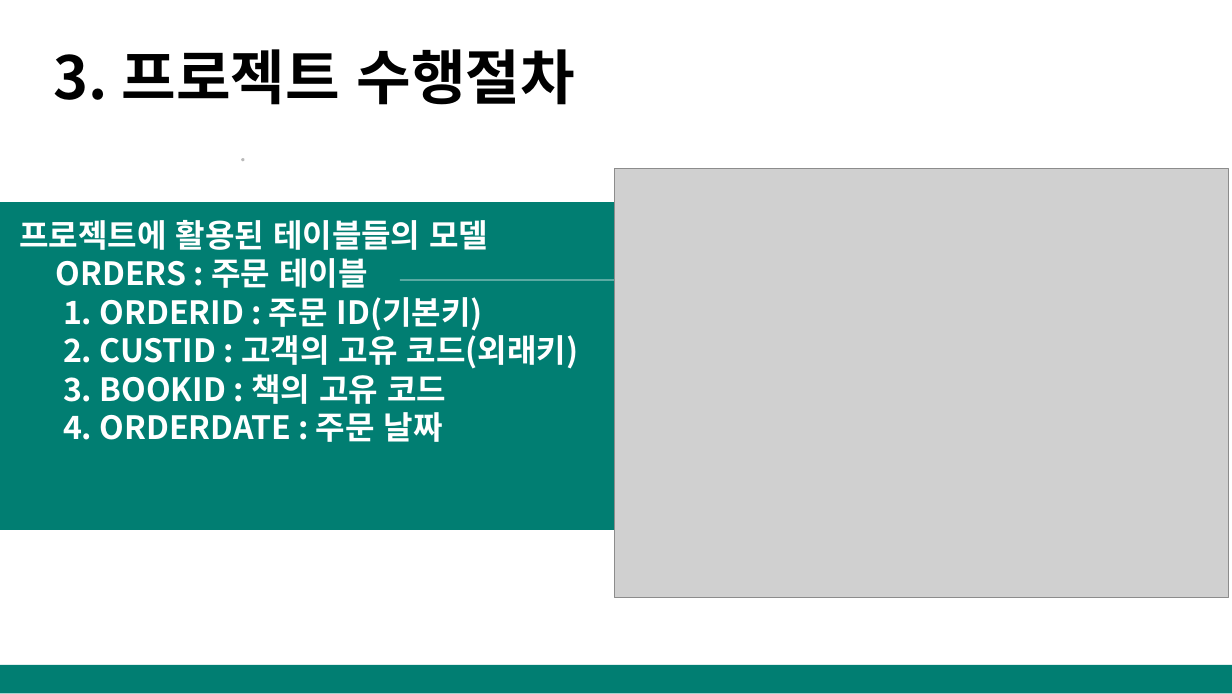
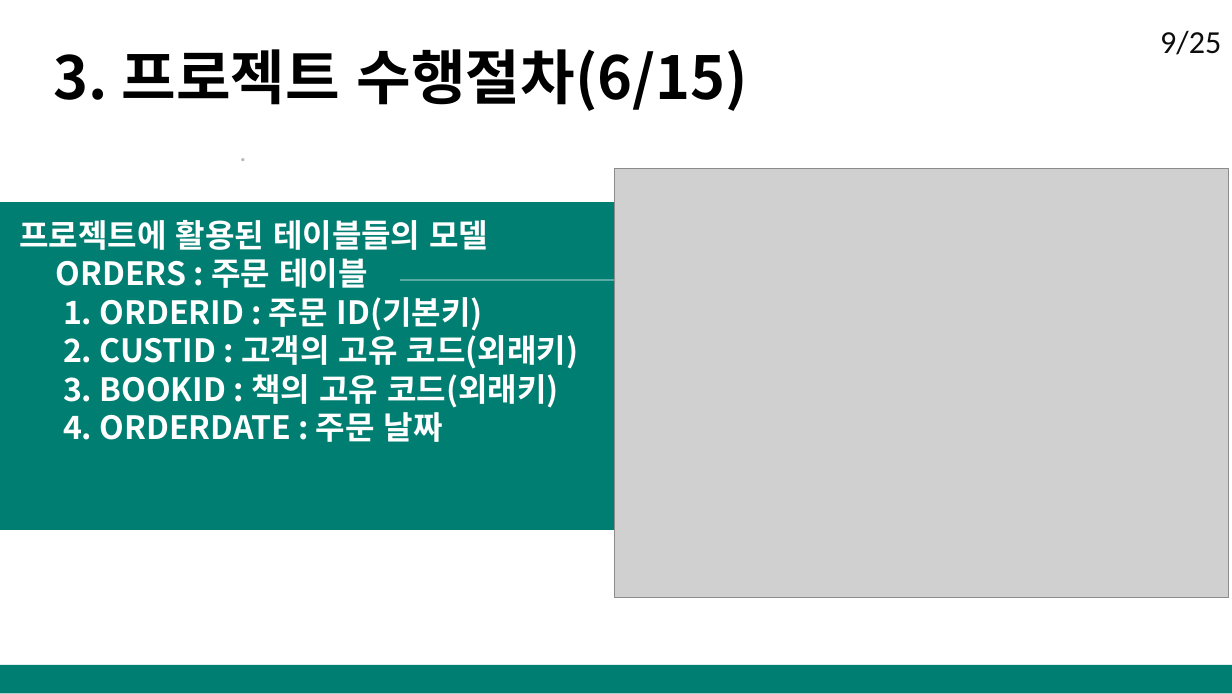
Before and after one commit to DongJoonLeeDJ/AI_305_7_20220627, a slide deck: slide 11 of DB수업/5팀/5조 데이터베이스과제.pptx. Drawn at 1232x694 pixels with LibreOffice and Linux fonts; fonts in the diff are those of the drawing; grey boxes stand for pictures. Boxes give left, top, right and bottom in pixels: in the first picture for what was removed or moved away, otherwise in the second. Text is boxed around its words. In the diff, an @@ line names an element or a change of style, - is before the commit and + after.

```diff
--- a/DB수업/5팀/5조 데이터베이스과제.pptx
+++ b/DB수업/5팀/5조 데이터베이스과제.pptx
@@ text at [54,49,748,111]: text changed @@
-3. 프로젝트 수행절차
+3. 프로젝트 수행절차(6/15)
@@ text added at [1160,30,1221,55], 40 pt, text #0D0D0D @@
+9/25
@@ text at [63,368,559,408]: text changed @@
-3. BOOKID : 책의 고유 코드
+3. BOOKID : 책의 고유 코드(외래키)
```
Also in this commit, not shown: 24 other slides changed, 2 other files.
